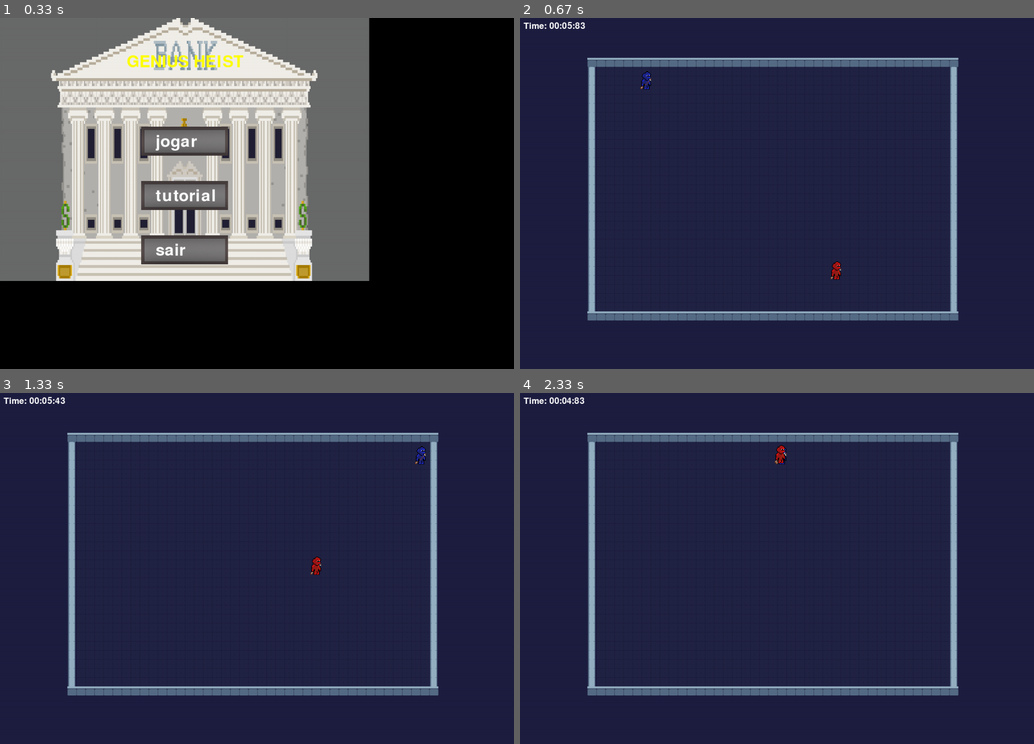
Above: before the commit, frames 1-4 (two rows, left to right).
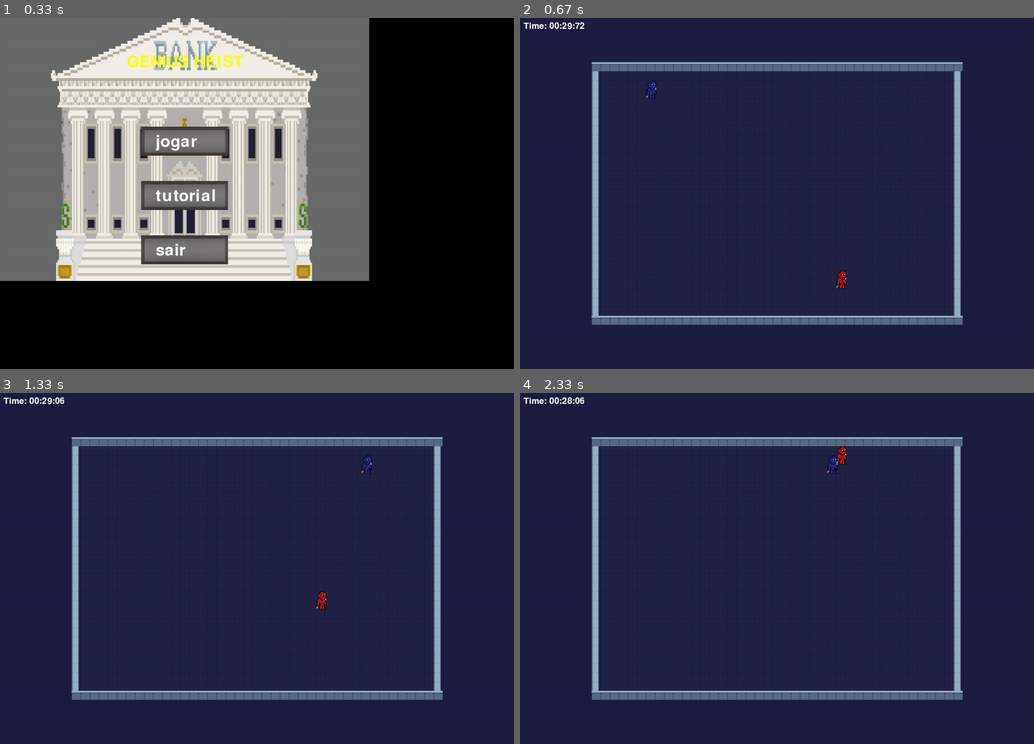
Above: after the commit, the same moments.

Repository: insper-classroom/devlife-23-1-projeto-pygame-gustavoc_sarti
Game: pygame game, started from main.py
The game is run twice, just before and just after one commit, with the same random seed, the same clock (stepped at 60 frames per second) and the same inputs.
Inputs (mouse positions are in pixels of both pictures, inside the frame that each line leads up to):
- Up to frame 1 (0.33 s): no input
- Up to frame 2 (0.67 s): click "jogar" at 0.38 s
- Up to frame 3 (1.33 s): hold Right 0.67-1.13 s; move the mouse to (236, 582) at 0.7 s; hold Up from 1.17 s (still down); hold W from 1.17 s (still down)
- Up to frame 4 (2.33 s): release Up at 1.47 s; release W at 1.47 s; hold Right 1.5-1.97 s; hold D 1.5-1.97 s; hold Left from 2 s (still down); hold A from 2 s (still down)

Frame 1 is identical in both runs. In frame 2, 7.7% of the frame differs, in the area x 8-87%, y 1-88%; in frame 3, 7.7%; in frame 4, 7.6%.

Commit message:
timer fixed

Diff:
--- a/game.py
+++ b/game.py
@@ -7,7 +7,7 @@
 class Timer:
     def __init__(self):
         self.clock = pygame.time.Clock()
-        self.start = 600
+        self.start = 3000
         self.clock.tick(100)
 
     def time(self):
@@ -22,7 +22,6 @@
         seconds = (remaining_time // 100) % 60
         milliseconds = remaining_time % 100
         return f"Time: {minutes:02d}:{seconds:02d}:{milliseconds:02d}"
-
     #----
 
 class Game:
@@ -41,7 +40,8 @@
     def atualiza_estado(self):
         for event in pygame.event.get():
             if event.type == pygame.QUIT:
-                return False
+                pygame.quit()
+                exit()
         return True
 
     def mapa(self):
@@ -70,9 +70,9 @@
         self.sprites.draw(self.window)
         self.players.draw(self.window)
         #GPT + stackoverflow
+        self.timer.clock.tick(100)
         time_text = self.timer.get_time_string()
         font = pygame.font.Font(None, 36)
-        time_text = self.timer.get_time_string()
         text = font.render(time_text, True, (255, 255, 255))
         self.window.blit(text, (10, 10))
         #-------------------
--- a/gameover.py
+++ b/gameover.py
@@ -55,7 +55,6 @@
             if event.type == pygame.MOUSEBUTTONDOWN and event.button == 1:
                 if self.clique_jogar_novamente():
                     self.reset = True
-
                 if self.clique_sair():
                     pygame.quit()
                     exit()
--- a/sprites/map_content.py
+++ b/sprites/map_content.py
@@ -6,14 +6,14 @@
         super().__init__(group)
         self.image = pygame.image.load('assets/images/map_textures/sidewall.png')
         self.image = pygame.transform.scale(self.image, (20, 25)).convert_alpha()
-        self.rect = self.image.get_rect(center=position)
+        self.rect = self.image.get_rect(topleft=position)
 
 class Wall(pygame.sprite.Sprite):
     def __init__(self, position, group):
         super().__init__(group)
         self.image = pygame.image.load('assets/images/map_textures/wall.png')
         self.image = pygame.transform.scale(self.image, (25, 25)).convert_alpha()
-        self.rect = self.image.get_rect(center=position)
+        self.rect = self.image.get_rect(topleft=position)
 
 class Floor(pygame.sprite.Sprite):
     def __init__(self, position, group):
@@ -21,4 +21,4 @@
         self.image = pygame.image.load('assets/images/map_textures/floor_dark.png')
         self.image = pygame.transform.scale(self.image, (25, 25)).convert_alpha()
         self.image.set_alpha(50)
-        self.rect = self.image.get_rect(center=position)
+        self.rect = self.image.get_rect(topleft=position)
--- a/sprites/player.py
+++ b/sprites/player.py
@@ -7,12 +7,12 @@
         super().__init__(group)
         player = pyg.image.load('assets/images/players/player_01-pre_dash.png')
         self.image = pyg.transform.scale(player, (30, 50)).convert_alpha()
-        self.rect = self.image.get_rect(center = position) #posicao sera igual ao ponto de origem do retangulo
+        self.rect = self.image.get_rect(topleft = position) #posicao sera igual ao ponto de origem do retangulo
         self.state = {
             'moving' : False,
         }
         self.direction = [0, 0]
-        self.speed = 22
+        self.speed = 10
 
 
     def move(self, walls):
@@ -44,10 +44,8 @@
 
     def collision(self, walls):
         self.rect.move_ip(self.direction[0] * self.speed, self.direction[1] * self.speed)
-        print('player position:', self.rect.center)
         collide_walls = pyg.sprite.spritecollide(self, walls, False)
         for collide in collide_walls:
-            print('wall position:', collide.rect.center)
             self.rect.move_ip(-self.direction[0] * self.speed, -self.direction[1] * self.speed)
             self.direction = [0, 0]
             self.state['moving'] = False
@@ -55,8 +53,7 @@
         return False
 
 
-    def draw(self):
-        self.move()
+
 
 
 class Player2(pyg.sprite.Sprite):
@@ -66,12 +63,12 @@
         super().__init__(group)
         player = pyg.image.load('assets/images/players/player_02-pre_dash.png')
         self.image = pyg.transform.scale(player, (30, 50)).convert_alpha()
-        self.rect = self.image.get_rect(center = position) #posicao sera igual ao ponto de origem do retangulo
+        self.rect = self.image.get_rect(topleft = position) #posicao sera igual ao ponto de origem do retangulo
         self.state = {
             'moving' : False,
         }
         self.direction = [0, 0]
-        self.speed = 22
+        self.speed = 10
 
 
     def move(self, walls):
@@ -103,10 +100,10 @@
 
     def collision(self, walls):
         self.rect.move_ip(self.direction[0] * self.speed, self.direction[1] * self.speed)
-        print('player position:', self.rect.center)
+        print('player position:', self.rect.topleft)
         collide_walls = pyg.sprite.spritecollide(self, walls, False)
         for collide in collide_walls:
-            print('wall position:', collide.rect.center)
+            print('wall position:', collide.rect.topleft)
             self.rect.move_ip(-self.direction[0] * self.speed, -self.direction[1] * self.speed)
             self.direction = [0, 0]
             self.state['moving'] = False
